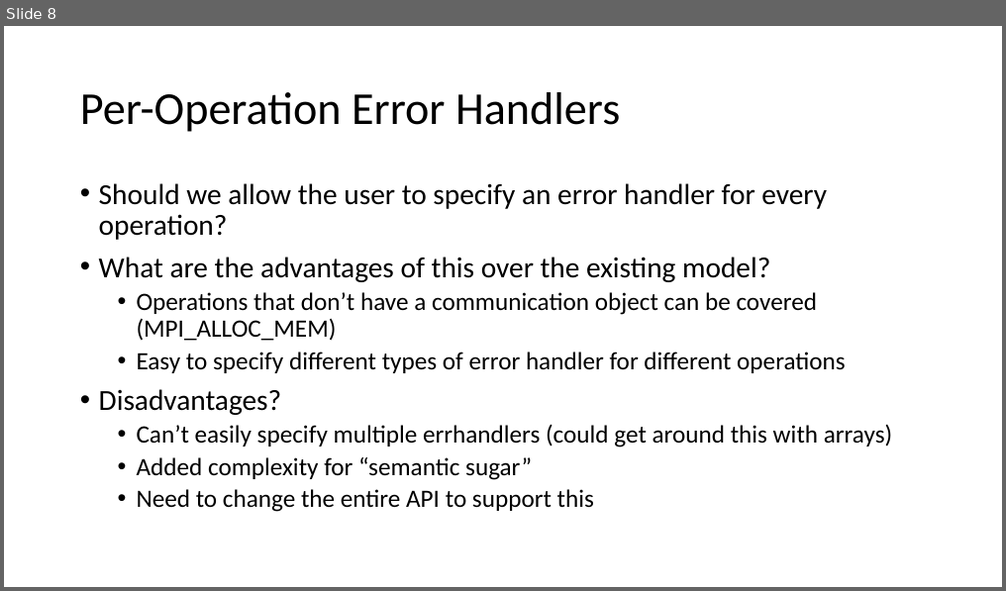
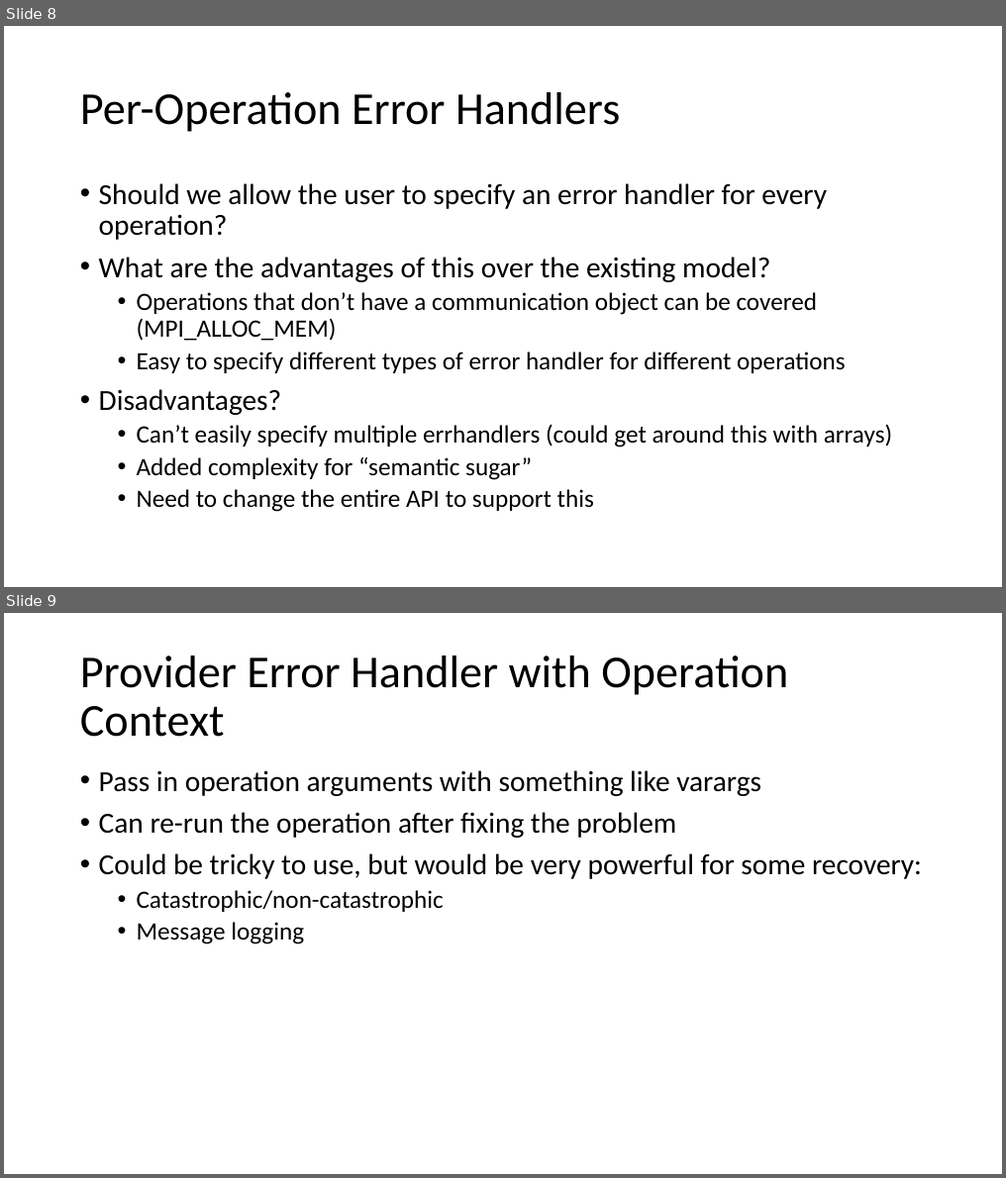
Before and after one commit to mpiwg-ft/ft-issues, a slide deck: slides/2016-03-29 Error Handler Slides.pptx. Shown one above the other, each under a label of ours: slide 8 before the commit, slides 8 and 9 after it. The pictures are 1006x591 and 1006x1178 pixels, drawn with LibreOffice and Linux fonts; fonts in the diff are those of the drawing. Boxes give left, top, right and bottom in pixels: in the first picture for what was removed or moved away, otherwise in the second. Text is boxed around its words. In the diff, an @@ line names an element or a change of style, - is before the commit and + after.

```diff
--- a/slides/2016-03-29 Error Handler Slides.pptx
+++ b/slides/2016-03-29 Error Handler Slides.pptx
@@ slide 9 added at (4, 613, 1002, 1174), background #FFFFFF @@
@@ title added at (80, 656, 788, 737), 44 pt, text #000000 @@
+Provider Error Handler with Operation Context
@@ text added at (99, 770, 922, 945), 28 pt, text #000000 @@
+• Pass in operation arguments with something like varargs
+• Can re-run the operation after fixing the problem
+• Could be tricky to use, but would be very powerful for some recovery:
+  • Catastrophic/non-catastrophic
+  • Message logging
```
Also in this commit, not shown: 4 slides changed, 1 other file.
